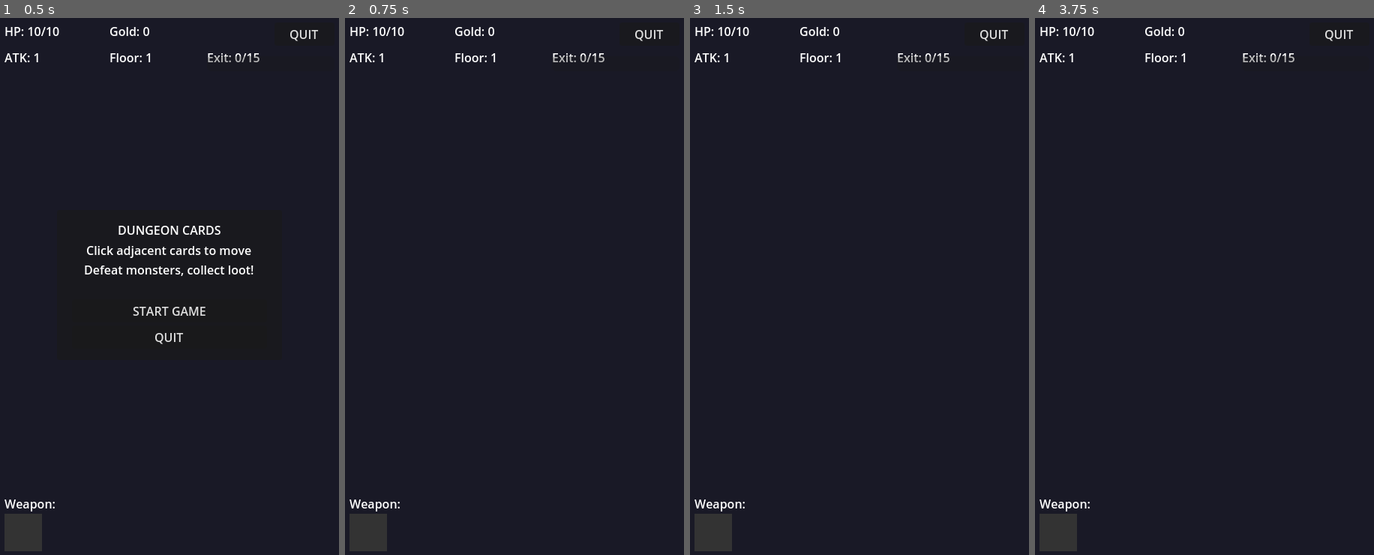
Above: before the commit, frames 1-4 (left to right).
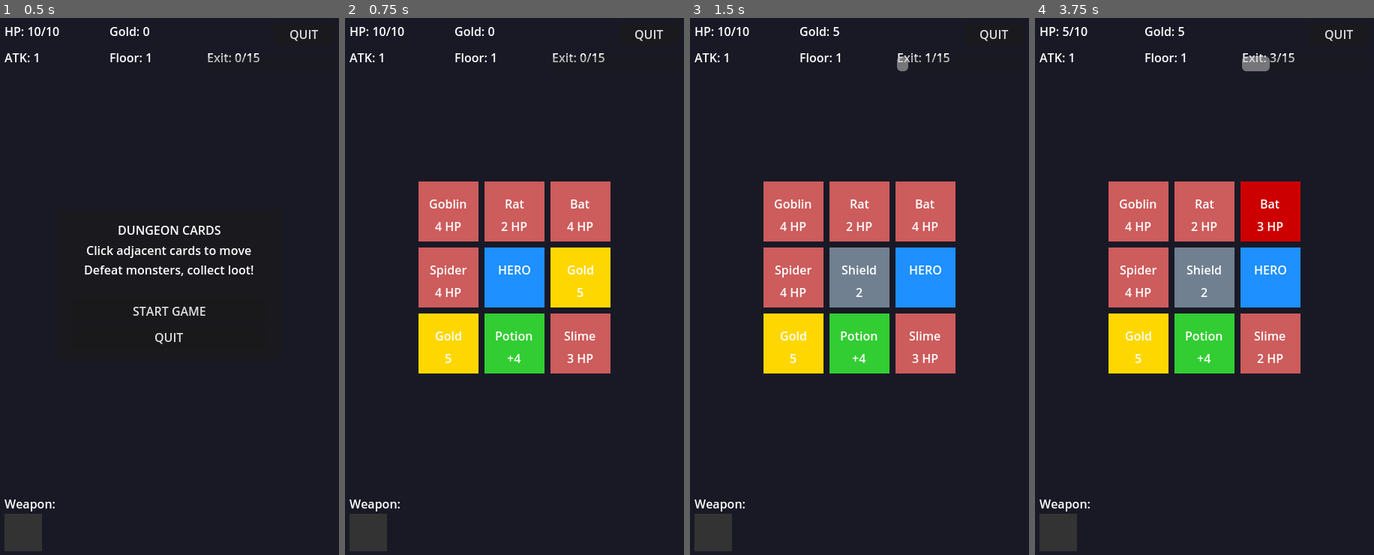
Above: after the commit, the same moments.

Repository: divineforge/mini-card-rpg
Game: Godot game, scene res://dungeon_game.tscn
Same seed, same stepped clock (60 frames per second), same inputs: the game is played once before the commit and once after it.
Inputs (mouse positions are in pixels of both pictures, inside the frame that each line leads up to):
- Up to frame 1 (0.5 s): no input
- Up to frame 2 (0.75 s): click "START GAME" at 0.5 s
- Up to frame 3 (1.5 s): tap Enter (start_game) at 1.25 s; move the mouse to (937, 259) at 1.27 s; hold Right (move_right) from 1.28 s (still down); hold Enter (start_game) from 1.28 s (still down); click (937, 259) at 1.42 s
- Up to frame 4 (3.75 s): move the mouse to (1133, 313) at 2.02 s; release Right (move_right) at 2.03 s; release Enter (start_game) at 2.03 s; hold Down (move_down) 2.03-2.78 s; tap Enter (start_game) at 2.1, 2.75, 3.6 s; move the mouse to (1241, 168) at 2.77 s; hold Right (move_right) 2.78-3.53 s; hold Enter (start_game) 2.78-3.53 s; move the mouse to (1187, 393) at 3.52 s; hold Up (move_up) from 3.53 s (still down); click (1187, 393) at 3.67 s

Frame 1 is identical in both runs. In frame 2, 18% of the frame differs, in the area x 21-79%, y 30-67%; in frame 3, 18%; in frame 4, 18%, in the area x 8-79%, y 1-67%.
Error before the commit: Parse Error: Function "resolve_exit()" not found in base self. (res://scripts/dungeon_board.gd:180)

Commit message:
feat: update

Diff:
--- a/dungeon_game.gd
+++ b/dungeon_game.gd
@@ -9,6 +9,8 @@
 @onready var start_panel: Panel = $StartPanel
 @onready var weapon_slot: ColorRect = $EquipmentPanel/WeaponSlot
 @onready var weapon_name_label: Label = $EquipmentPanel/WeaponSlot/WeaponName
+@onready var exit_progress_bar: ProgressBar = $HUD/ExitProgressBar
+@onready var exit_progress_label: Label = $HUD/ExitProgressLabel
 
 func _ready():
 	# Connect to GameManager signals
@@ -22,6 +24,7 @@
 	dungeon_board.game_over.connect(_on_game_over)
 	dungeon_board.weapon_equipped.connect(_on_weapon_equipped)
 	dungeon_board.weapon_used.connect(_on_weapon_used)
+	dungeon_board.progress_updated.connect(_on_progress_updated)
 
 	# Show start screen
 	show_start_screen()
@@ -40,6 +43,7 @@
 	dungeon_board.setup_board()
 	update_hud()
 	clear_weapon_display()
+	reset_progress_bar()
 
 func update_hud():
 	if GameManager.player_stats:
@@ -97,3 +101,14 @@
 func clear_weapon_display():
 	weapon_slot.color = Color(0.2, 0.2, 0.2, 1)
 	weapon_name_label.text = ""
+
+# Progress bar functions
+func _on_progress_updated(current_steps: int, max_steps: int):
+	exit_progress_bar.max_value = max_steps
+	exit_progress_bar.value = current_steps
+	exit_progress_label.text = "Exit: %d/%d" % [current_steps, max_steps]
+
+func reset_progress_bar():
+	exit_progress_bar.max_value = dungeon_board.steps_to_exit
+	exit_progress_bar.value = 0
+	exit_progress_label.text = "Exit: 0/%d" % dungeon_board.steps_to_exit
--- a/scripts/dungeon_board.gd
+++ b/scripts/dungeon_board.gd
@@ -254,6 +254,59 @@
 	turn_completed.emit()
 	fill_empty_spaces()
 
+func resolve_exit(exit_card: Card):
+	var target_pos = exit_card.grid_position
+	remove_card(exit_card)
+	move_player_to(target_pos)
+	# Go to next floor
+	floor_completed.emit()
+	GameManager.next_floor()
+	# Reset for new floor
+	await get_tree().create_timer(0.3).timeout
+	setup_board()
+	progress_updated.emit(0, steps_to_exit)
+
+func increment_steps():
+	steps_taken += 1
+	progress_updated.emit(steps_taken, steps_to_exit)
+
+	# Check if we should spawn EXIT
+	if not exit_spawned and (steps_to_exit - steps_taken) <= EXIT_SPAWN_THRESHOLD:
+		spawn_exit_card()
+
+func spawn_exit_card():
+	if exit_spawned:
+		return
+
+	# Find a random empty adjacent position or any empty position
+	var empty_positions: Array[Vector2i] = []
+	for y in range(GRID_SIZE.y):
+		for x in range(GRID_SIZE.x):
+			var pos = Vector2i(x, y)
+			if grid[y][x] == null and pos != player_position:
+				empty_positions.append(pos)
+
+	if empty_positions.size() > 0:
+		# Prefer adjacent positions
+		var adjacent = get_adjacent_empty_positions()
+		var spawn_pos: Vector2i
+		if adjacent.size() > 0:
+			spawn_pos = adjacent[randi() % adjacent.size()]
+		else:
+			spawn_pos = empty_positions[randi() % empty_positions.size()]
+
+		create_card(CardData.create_exit(), spawn_pos)
+		exit_spawned = true
+
+func get_adjacent_empty_positions() -> Array[Vector2i]:
+	var empty: Array[Vector2i] = []
+	var directions = [Vector2i.UP, Vector2i.DOWN, Vector2i.LEFT, Vector2i.RIGHT]
+	for dir in directions:
+		var pos = player_position + dir
+		if is_valid_position(pos) and grid[pos.y][pos.x] == null:
+			empty.append(pos)
+	return empty
+
 func move_player_to(new_pos: Vector2i):
 	# Clear old position
 	grid[player_position.y][player_position.x] = null
Not shown, changed: CARD_CONCEPTS.md
